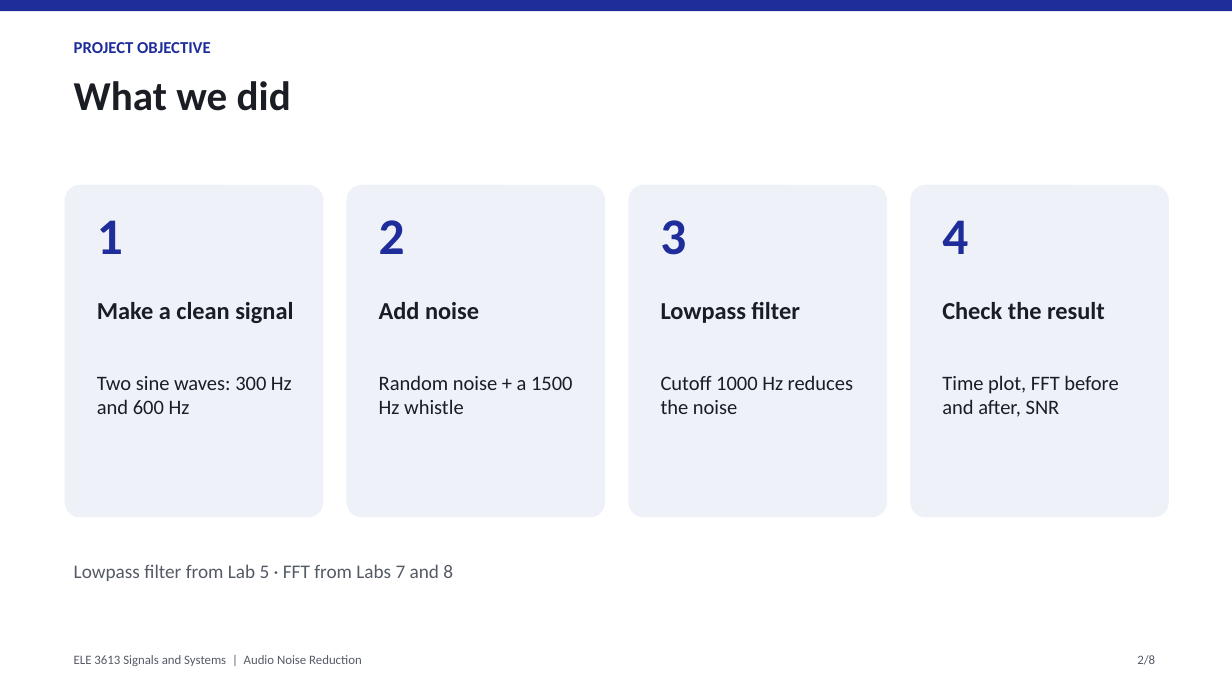
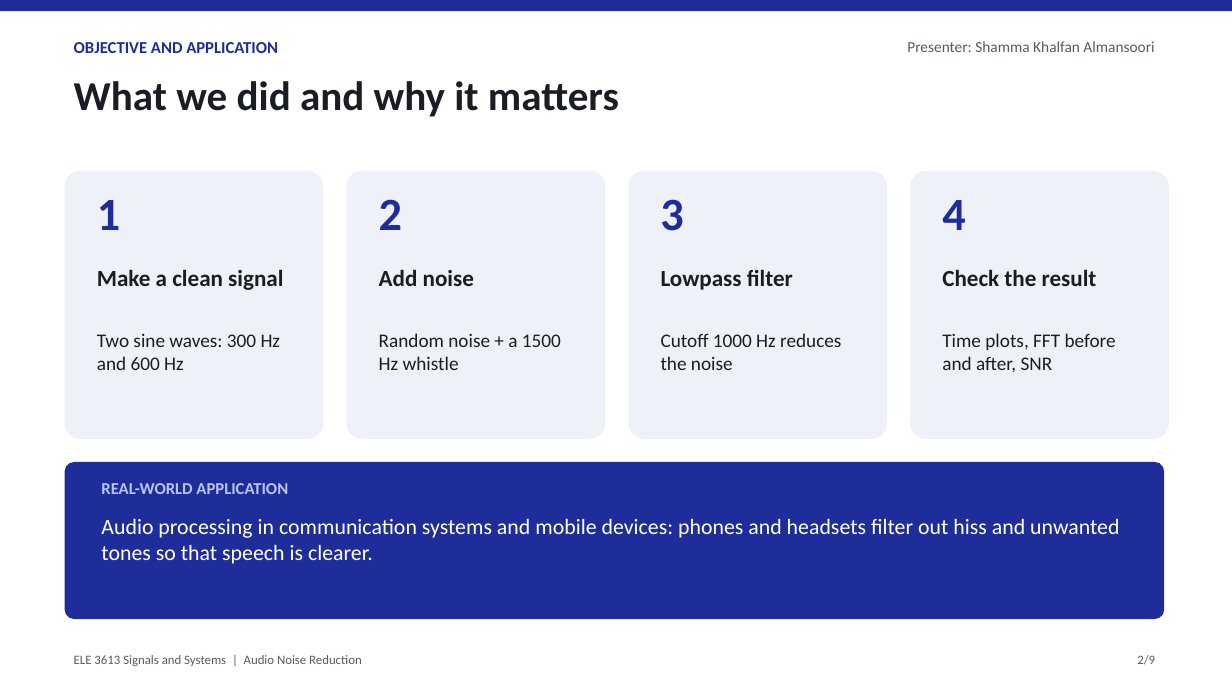
Before and after one commit to sshammaalman-art/Signal-project, a slide deck: slide 2 of AudioNoiseReduction_Presentation.pptx. Drawn at 1232x693 pixels with LibreOffice and Linux fonts; fonts in the diff are those of the drawing. Boxes give left, top, right and bottom in pixels: in the first picture for what was removed or moved away, otherwise in the second. Text is boxed around its words. In the diff, an @@ line names an element or a change of style, - is before the commit and + after.

```diff
--- a/AudioNoiseReduction_Presentation.pptx
+++ b/AudioNoiseReduction_Presentation.pptx
@@ text at [74, 42, 278, 53]: text changed @@
-PROJECT OBJECTIVE
+OBJECTIVE AND APPLICATION
@@ text added at [907, 41, 1154, 52], 12 pt, text #555B66 @@
+Presenter: Shamma Khalfan Almansoori
@@ text at [74, 81, 619, 117]: text changed @@
-What we did
+What we did and why it matters
@@ rounded rectangle: place and size @@
-rounded rectangle at [65, 185, 323, 518]
+rounded rectangle at [65, 171, 323, 439]
@@ rounded rectangle: place and size @@
-rounded rectangle at [347, 185, 605, 518]
+rounded rectangle at [347, 171, 605, 439]
@@ rounded rectangle: place and size @@
-rounded rectangle at [628, 185, 887, 518]
+rounded rectangle at [628, 171, 887, 439]
@@ rounded rectangle: place and size @@
-rounded rectangle at [910, 185, 1169, 518]
+rounded rectangle at [910, 171, 1169, 439]
@@ text "1": place and size @@
-text "1" at [97, 220, 123, 254]
+text "1" at [97, 200, 120, 230]
@@ text "2": place and size @@
-text "2" at [379, 220, 405, 254]
+text "2" at [379, 199, 402, 230]
@@ text "3": place and size @@
-text "3" at [660, 220, 686, 255]
+text "3" at [660, 199, 683, 231]
@@ size 40 to 36 pt in 4 elements at [97, 200, 120, 230], [379, 199, 402, 230], [660, 199, 683, 231], [942, 200, 965, 230] @@
@@ text "4": place and size @@
-text "4" at [942, 220, 968, 254]
+text "4" at [942, 200, 965, 230]
@@ text "Make a clean signal": place and size @@
-text "Make a clean signal" at [97, 302, 293, 323]
+text "Make a clean signal" at [97, 269, 283, 290]
@@ text "Add noise": place and size @@
-text "Add noise" at [379, 302, 479, 319]
+text "Add noise" at [379, 269, 474, 286]
@@ text "Lowpass filter": place and size @@
-text "Lowpass filter" at [661, 302, 799, 323]
+text "Lowpass filter" at [661, 269, 793, 290]
@@ size 19 to 18 pt in 4 elements at [379, 269, 474, 286], [97, 269, 283, 290], [661, 269, 793, 290], [942, 269, 1097, 286] @@
@@ text "Check the result": place and size @@
-text "Check the result" at [942, 302, 1105, 319]
+text "Check the result" at [942, 269, 1097, 286]
@@ text "Two sine waves: 300 Hz ...": place and size @@
-text "Two sine waves: 300 Hz ..." at [97, 376, 292, 414]
+text "Two sine waves: 300 Hz ..." at [97, 334, 281, 370]
@@ text "Random noise + a 1500 ...": place and size @@
-text "Random noise + a 1500 ..." at [379, 375, 572, 414]
+text "Random noise + a 1500 ..." at [379, 333, 561, 370]
@@ size 16 to 15 pt in 3 elements at [97, 334, 281, 370], [379, 333, 561, 370], [661, 333, 841, 370] @@
@@ text "Cutoff 1000 Hz reduces the ...": place and size @@
-text "Cutoff 1000 Hz reduces the ..." at [661, 375, 853, 414]
+text "Cutoff 1000 Hz reduces the ..." at [661, 333, 841, 370]
@@ text at [942, 333, 1116, 372]: text changed; size 16 to 15 pt @@
-Time plot, FFT before and after, SNR
+Time plots, FFT before and after, SNR
@@ rounded rectangle added at [65, 462, 1165, 619], fill #1F2D9B @@
@@ text added at [101, 483, 288, 494], 13 pt, text #B8C4F0, bold @@
+REAL-WORLD APPLICATION
@@ text added at [101, 519, 1119, 564], 17 pt, text #FFFFFF @@
+Audio processing in communication systems and mobile devices: phones and headsets filter out hiss and unwanted tones so that speech is clearer.
@@ text removed at [74, 564, 453, 581] @@
-Lowpass filter from Lab 5 · FFT from Labs 7 and 8
@@ text at [1137, 655, 1155, 665]: text changed @@
-2/8
+2/9
```
Also in this commit, not shown: 6 other slides changed, 1 slide added, 3 other files.
